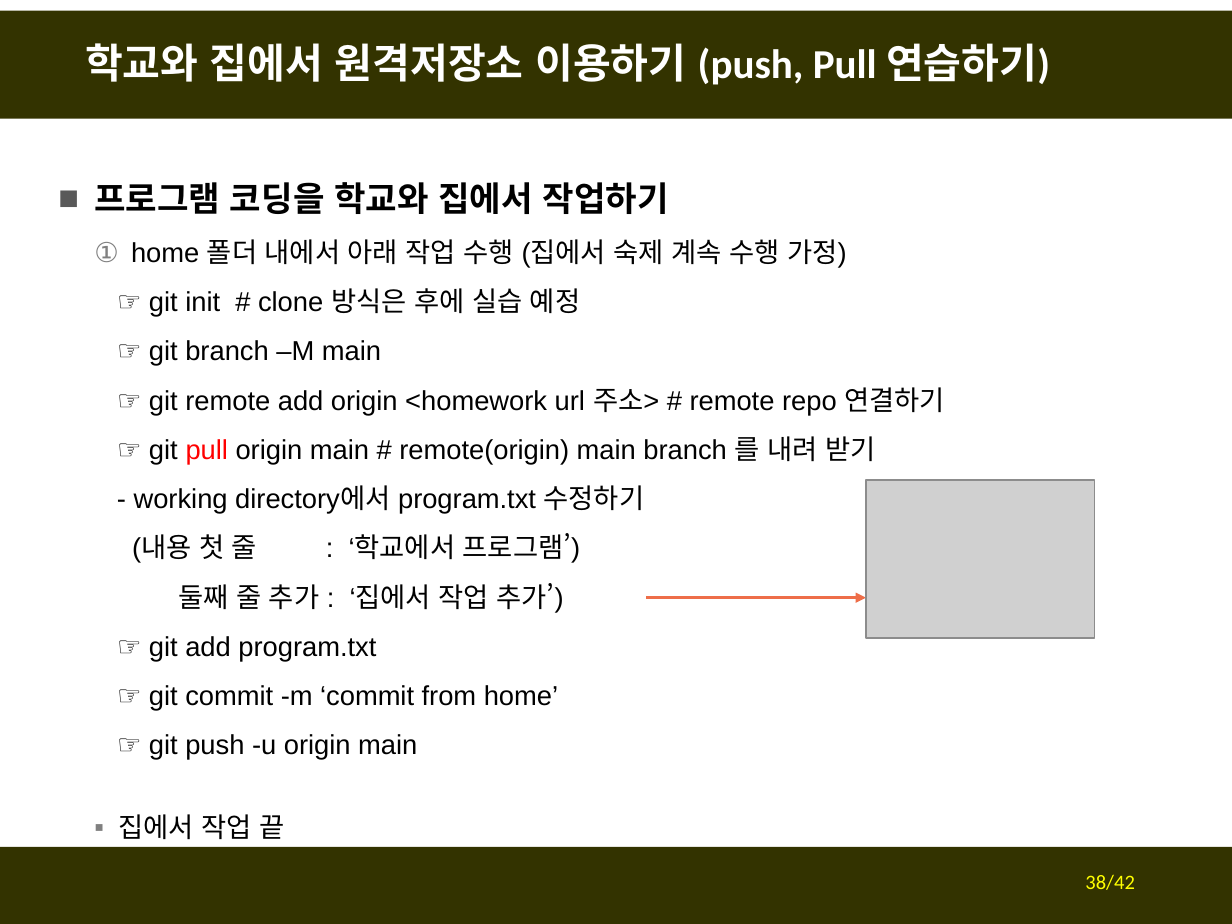
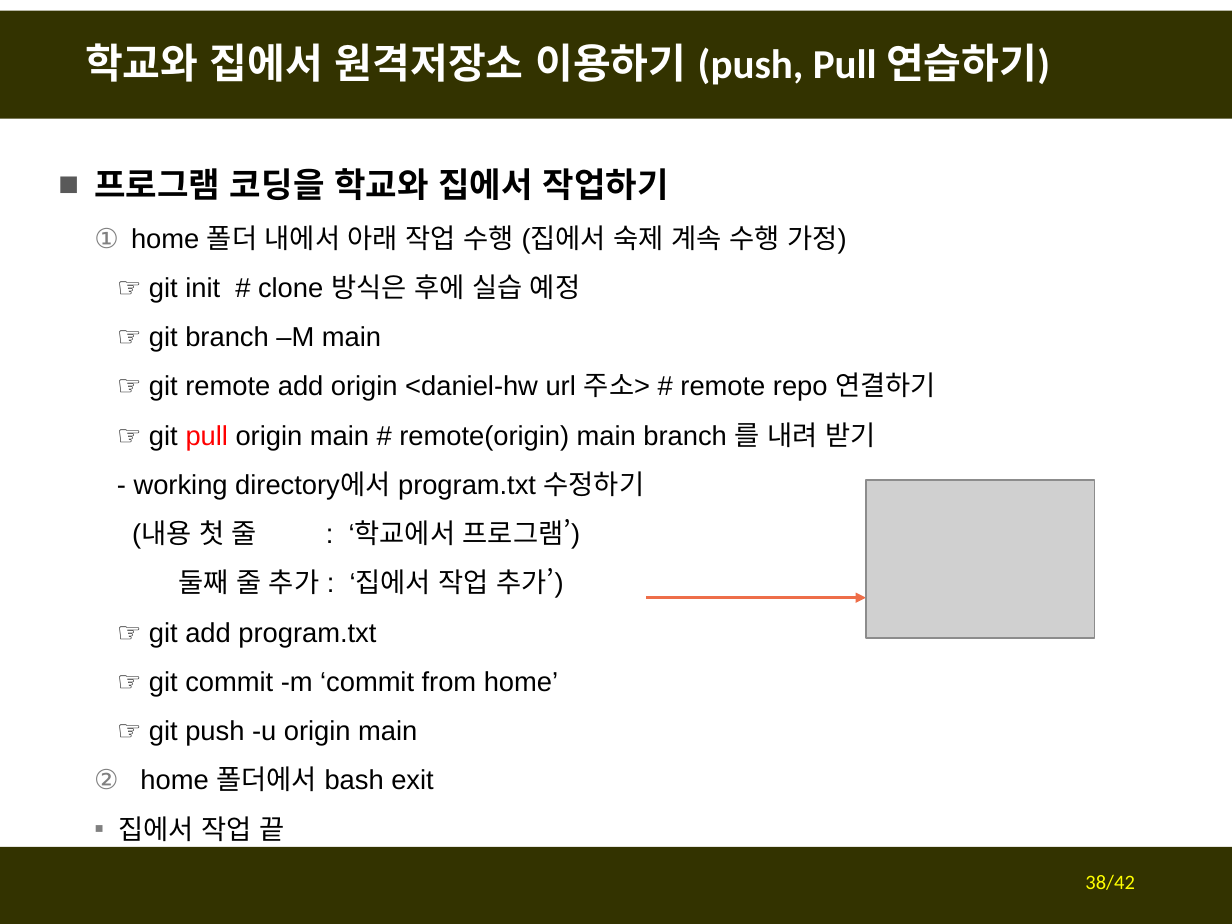
Before and after one commit to fasthill/github-lecture, a slide deck: slide 38 of git및github첫걸음2-원격저장소만들기.pptx. Drawn at 1232x924 pixels with LibreOffice and Linux fonts; fonts in the diff are those of the drawing; grey boxes stand for pictures. Boxes give left, top, right and bottom in pixels: in the first picture for what was removed or moved away, otherwise in the second. Text is boxed around its words. In the diff, an @@ line names an element or a change of style, - is before the commit and + after.

```diff
--- a/git및github첫걸음2-원격저장소만들기.pptx
+++ b/git및github첫걸음2-원격저장소만들기.pptx
@@ text "프로그램 코딩을 학교와 집에서 작업하기": place and size @@
-text "프로그램 코딩을 학교와 집에서 작업하기" at <box>94,182,944,840</box>
+text "프로그램 코딩을 학교와 집에서 작업하기" at <box>94,168,935,842</box>
@@ text at <box>149,372,935,401</box>: text changed @@
-  ☞ git remote add origin <homework url 주소> # remote repo 연결하기
+  ☞ git remote add origin <daniel-hw url 주소> # remote repo 연결하기
@@ text at <box>140,766,433,792</box>: paragraph added @@
+  2. home 폴더에서 bash exit
```
Also in this commit, not shown: 12 other slides changed.
